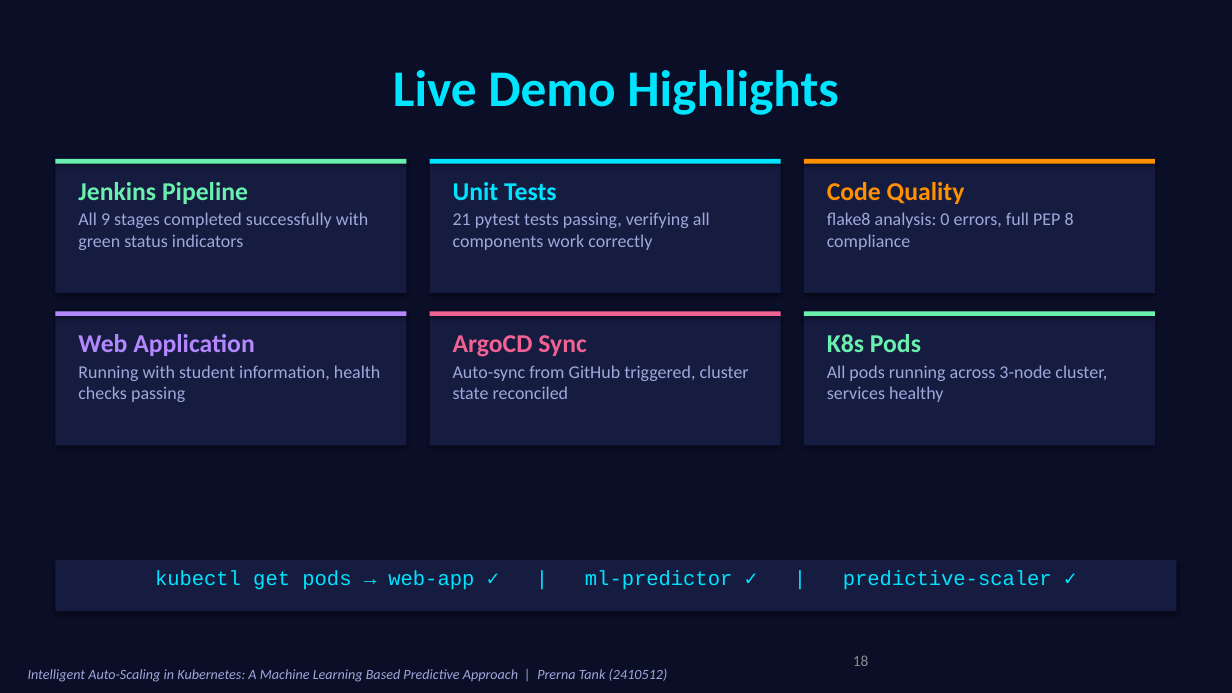
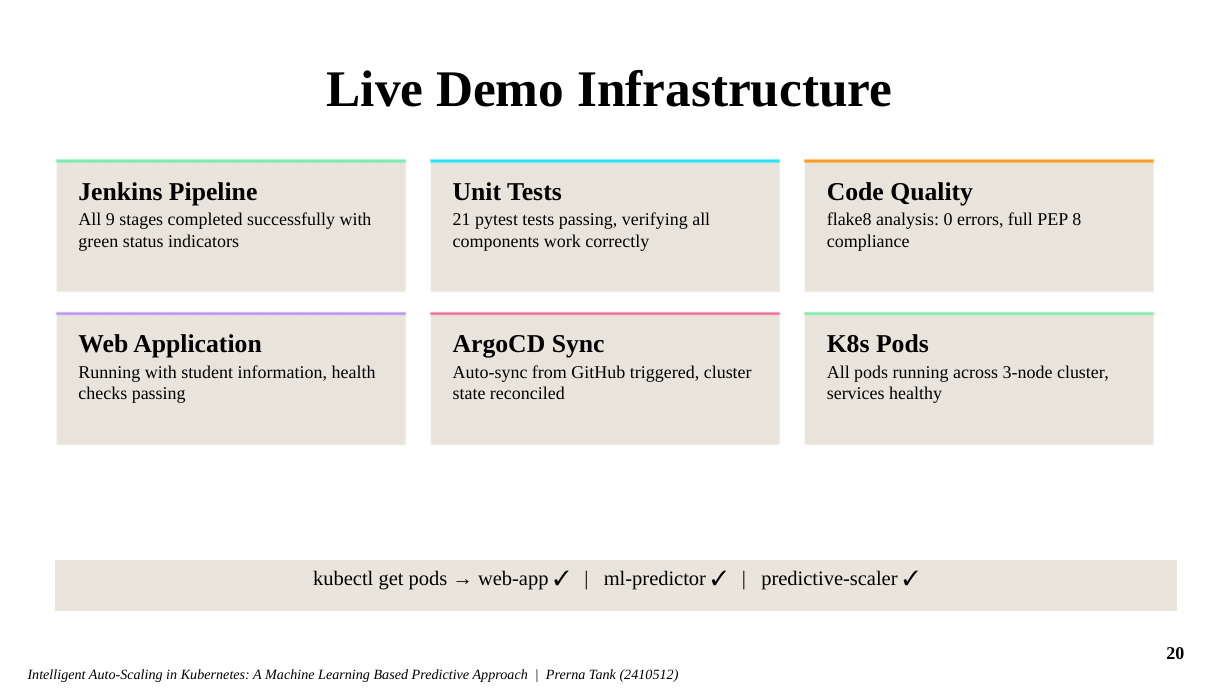
Before and after one commit to prerna3640/HA-K8S1, a slide deck: slide 20 of presentation/Thesis_Presentation_Prerna_Tank.pptx (slide 18 before the commit). Drawn at 1232x693 pixels with LibreOffice and Linux fonts; fonts in the diff are those of the drawing; background and template pictures are left out. Boxes give left, top, right and bottom in pixels: in the first picture for what was removed or moved away, otherwise in the second. Text is boxed around its words. In the diff, an @@ line names an element or a change of style, - is before the commit and + after.

```diff
--- a/presentation/Thesis_Presentation_Prerna_Tank.pptx
+++ b/presentation/Thesis_Presentation_Prerna_Tank.pptx
@@ background #0A0E27 to #FFFFFF @@
@@ text at (x1=327, y1=70, x2=892, y2=107): text changed; font Calibri to Times New Roman; text colour #00E5FF to #000000 @@
-Live Demo Highlights
+Live Demo Infrastructure
@@ text "Jenkins Pipeline" at (x1=78, y1=182, x2=257, y2=205): font Calibri to Times New Roman, text colour #69F0AE to #000000 @@
@@ text "Unit Tests" at (x1=453, y1=182, x2=562, y2=201): font Calibri to Times New Roman, text colour #00E5FF to #000000 @@
@@ text "Code Quality" at (x1=827, y1=182, x2=973, y2=205): font Calibri to Times New Roman, text colour #FF9100 to #000000 @@
@@ text "Web Application" at (x1=78, y1=334, x2=261, y2=358): font Calibri to Times New Roman, text colour #B388FF to #000000 @@
@@ text "ArgoCD Sync" at (x1=453, y1=335, x2=605, y2=358): font Calibri to Times New Roman, text colour #F06292 to #000000 @@
@@ shadow off in 6 elements at (x1=55, y1=159, x2=407, y2=164), (x1=430, y1=159, x2=781, y2=164), (x1=804, y1=159, x2=1155, y2=164), (x1=55, y1=311, x2=407, y2=316), (x1=430, y1=311, x2=781, y2=316), (x1=804, y1=311, x2=1155, y2=316) @@
@@ text "K8s Pods" at (x1=827, y1=334, x2=929, y2=353): font Calibri to Times New Roman, text colour #69F0AE to #000000 @@
@@ font Calibri to Times New Roman, text colour #9FA8DA to #000000 in 7 elements at (x1=28, y1=669, x2=679, y2=682), (x1=78, y1=212, x2=372, y2=251), (x1=453, y1=212, x2=710, y2=251), (x1=827, y1=212, x2=1081, y2=251), (x1=78, y1=365, x2=376, y2=403), (x1=453, y1=365, x2=752, y2=399), (x1=827, y1=365, x2=1109, y2=403) @@
@@ text "kubectl get pods → web-app ..." at (x1=313, y1=570, x2=897, y2=590): font Courier New to Times New Roman, text colour #00E5FF to #000000 @@
@@ fill #161B40 to #E9E5DC; shadow off in 7 elements at (x1=55, y1=159, x2=407, y2=293), (x1=430, y1=159, x2=781, y2=293), (x1=804, y1=159, x2=1155, y2=293), (x1=55, y1=311, x2=407, y2=445), (x1=430, y1=311, x2=781, y2=445), (x1=804, y1=311, x2=1155, y2=445), (x1=55, y1=560, x2=1177, y2=611) @@
@@ page number removed at (x1=853, y1=655, x2=869, y2=666) @@
-18
@@ ellipse added at (x1=1155, y1=632, x2=1196, y2=673), outline #FFFFFF 1 pt @@
@@ page number added at (x1=1166, y1=647, x2=1184, y2=659), 14 pt, text #000000, bold @@
+20
```
Also in this commit, not shown: 17 other slides changed, 5 slides added, 2 slides removed, 60 other files.
